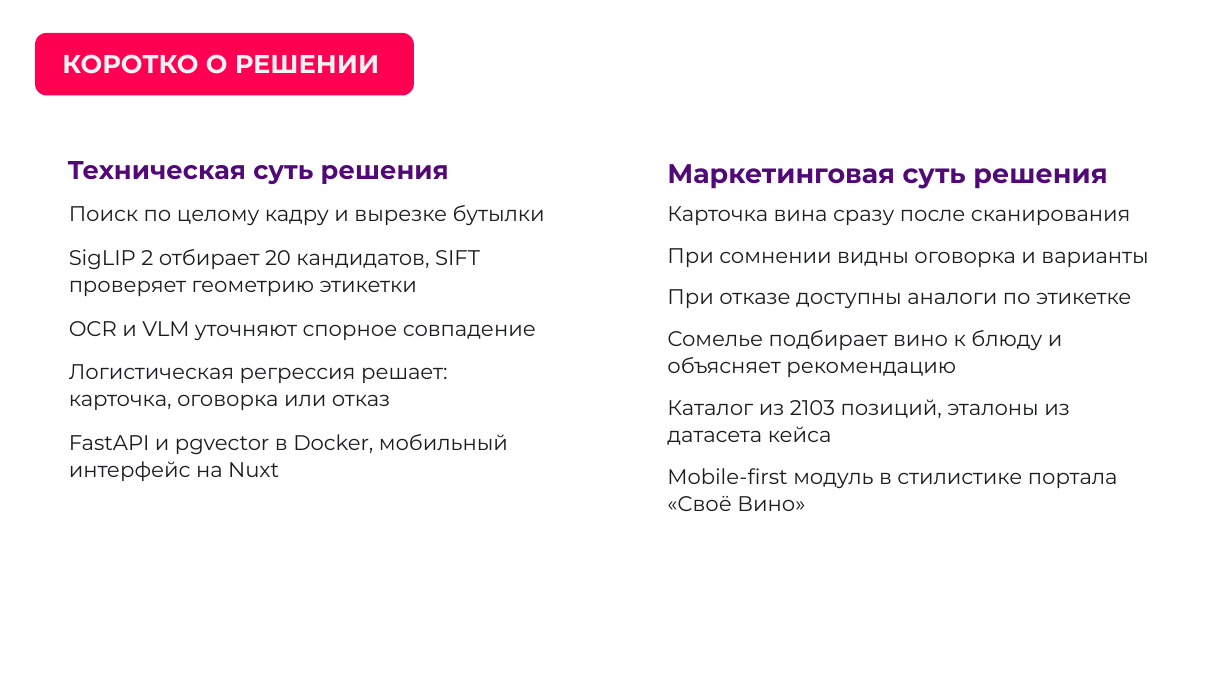
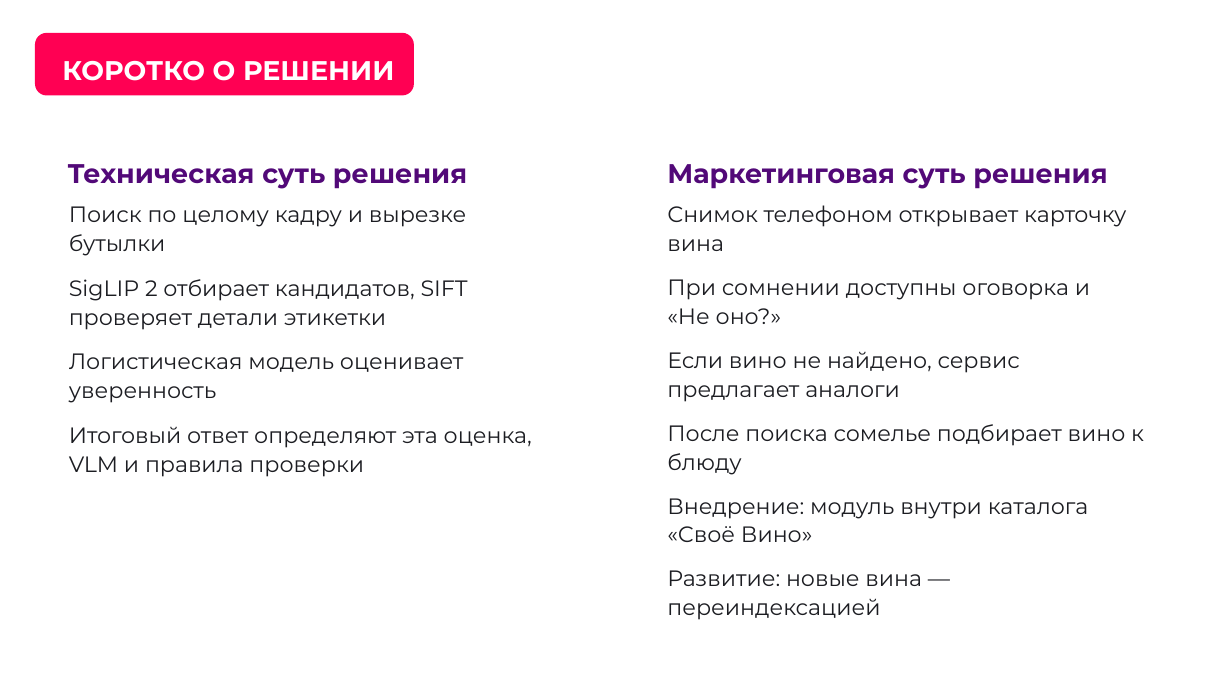
Before and after one commit to AlexGvr/rus_vines, a slide deck: slide 5 of ЛЦТ2026 Сканер российских вин.pptx. Drawn at 1232x693 pixels with LibreOffice and Linux fonts; fonts in the diff are those of the drawing; background and template pictures are left out. Boxes give left, top, right and bottom in pixels: in the first picture for what was removed or moved away, otherwise in the second. Text is boxed around its words. In the diff, an @@ line names an element or a change of style, - is before the commit and + after.

```diff
--- a/ЛЦТ2026 Сканер российских вин.pptx
+++ b/ЛЦТ2026 Сканер российских вин.pptx
@@ title "КОРОТКО О РЕШЕНИИ" at (62,60,394,81): size 20 to 21 pt, text colour #F2F2F2 to #FFFFFF; line spacing 0.9 to 1.08; vertical alignment bottom to top @@
@@ text "Техническая суть решения" at (68,164,467,189): size 20 to 21 pt, text colour #520977 to #520978; line spacing 1 to 1.08; less space between paragraphs @@
@@ text at (69,206,466,256): size 16.5 to 17.2 pt in "Поиск по целому кадру и вырезке бутылки" @@
@@ text at (667,205,1144,586): text changed; size 16.5 to 17.2 pt @@
-Карточка вина сразу после сканирования
-При сомнении видны оговорка и варианты
-При отказе доступны аналоги по этикетке
-Сомелье подбирает вино к блюду и объясняет рекомендацию
-Каталог из 2103 позиций, эталоны из датасета кейса
-Mobile-first модуль в стилистике портала «Своё Вино»
+Снимок телефоном открывает карточку вина
+При сомнении доступны оговорка и «Не оно?»
+Если вино не найдено, сервис предлагает аналоги
+После поиска сомелье подбирает вино к блюду
+Внедрение: модуль внутри каталога «Своё Вино»
+Развитие: новые вина — переиндексацией
@@ text at (69,279,532,477): text changed; size 16.5 to 17.2 pt @@
-SigLIP 2 отбирает 20 кандидатов, SIFT проверяет геометрию этикетки
-OCR и VLM уточняют спорное совпадение
-Логистическая регрессия решает: карточка, оговорка или отказ
-FastAPI и pgvector в Docker, мобильный интерфейс на Nuxt
+SigLIP 2 отбирает кандидатов, SIFT проверяет детали этикетки
+Логистическая модель оценивает уверенность
+Итоговый ответ определяют эта оценка, VLM и правила проверки
```
Also in this commit, not shown: 11 other slides changed, 4 other files.
